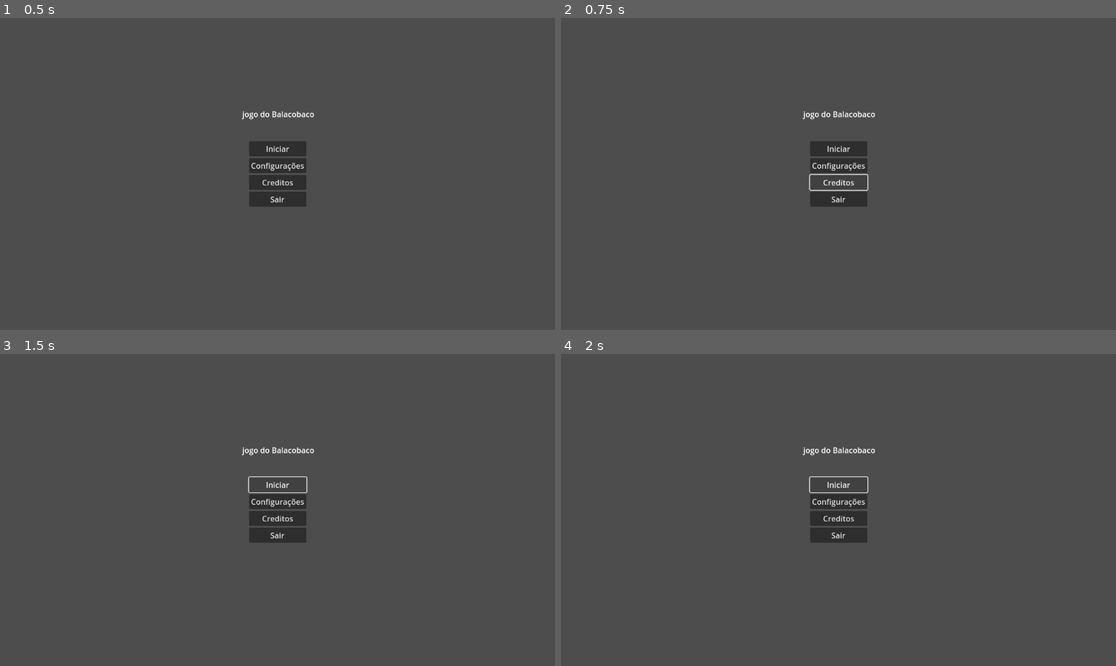
Above: before the commit, frames 1-4 (two rows, left to right).
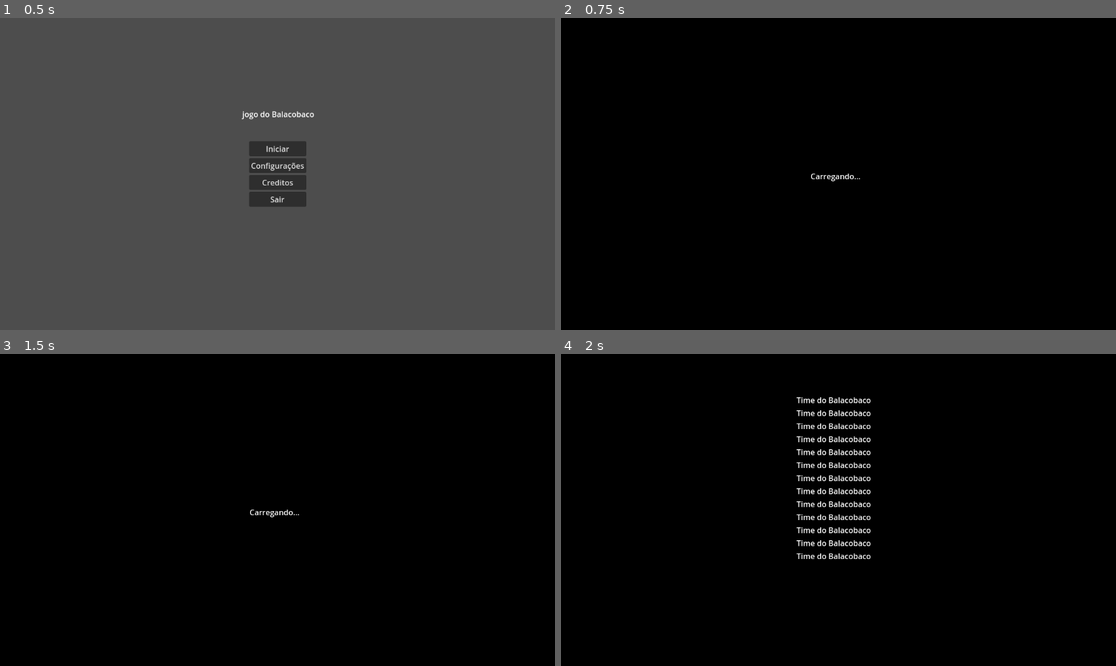
Above: after the commit, the same moments.

Repository: gsmereka/42-Game-Jam
Game: Godot game, scene res://Scenes/UI/Menu/menu.tscn
Two runs of this game, one before a commit and one after it. Both use one fixed random seed, a clock stepped at 60 frames per second and the inputs below. Before the commit the project has no main scene; this scene is started directly in both runs.
Inputs (mouse positions are in pixels of both pictures, inside the frame that each line leads up to):
- Up to frame 1 (0.5 s): no input
- Up to frame 2 (0.75 s): click "Creditos" at 0.5 s
- Up to frame 3 (1.5 s): click (277, 485) at 1.25 s, where only the run before the commit has a clickable "Iniciar"
- Up to frame 4 (2 s): no input

Frame 1 is identical in both runs. In frame 2, 100% of the frame differs, in the area x 0-100%, y 0-100%; in frame 3, 100%; in frame 4, 100%.

Commit message:
Feat: Complete add loading feature

Diff:
--- /dev/null
+++ b/Scenes/UI/LoadingScene/LoadingScene.tscn
@@ -0,0 +1,21 @@
+[gd_scene format=3 uid="uid://chjwfwditmnnn"]
+
+[node name="LoadingScene" type="Node2D"]
+
+[node name="CanvasLayer" type="CanvasLayer" parent="."]
+
+[node name="ColorRect" type="ColorRect" parent="CanvasLayer"]
+anchors_preset = 15
+anchor_right = 1.0
+anchor_bottom = 1.0
+grow_horizontal = 2
+grow_vertical = 2
+color = Color(0, 0, 0, 1)
+
+[node name="Label" type="Label" parent="CanvasLayer/ColorRect"]
+layout_mode = 0
+offset_left = 518.0
+offset_top = 317.0
+offset_right = 622.0
+offset_bottom = 340.0
+text = "Carregando..."
--- a/Scenes/UI/Menu/menu.gd
+++ b/Scenes/UI/Menu/menu.gd
@@ -2,6 +2,7 @@
 
 
 func _on_start_pressed() -> void:
+	SceneLoader.load_scene("res://Scenes/Game/Placeholder.tscn")
 	pass # Replace with function body.
 
 
@@ -13,6 +14,7 @@
 
 
 func _on_credits_pressed() -> void:
+	SceneLoader.load_scene("res://Scenes/Credits/Credits.tscn")
 	pass # Replace with function body.
 
 
--- a/Scenes/UI/Menu/menu.tscn
+++ b/Scenes/UI/Menu/menu.tscn
@@ -1,6 +1,7 @@
-[gd_scene load_steps=2 format=3 uid="uid://dl6nhc1603s8e"]
+[gd_scene load_steps=3 format=3 uid="uid://dl6nhc1603s8e"]
 
 [ext_resource type="Script" uid="uid://bchvnm11rvshb" path="res://Scenes/UI/Menu/menu.gd" id="1_vf0ft"]
+[ext_resource type="AudioStream" uid="uid://cxwuslxnx65cg" path="res://Assets/Music/Scott Joplin   The Easy Winners A Ragtime Two Step (1901.mp3" id="2_s3jnw"]
 
 [node name="Menu" type="Control"]
 layout_mode = 3
@@ -57,6 +58,10 @@
 text = "Sair
 "
 
+[node name="AudioStreamPlayer2D" type="AudioStreamPlayer2D" parent="."]
+stream = ExtResource("2_s3jnw")
+autoplay = true
+
 [connection signal="pressed" from="VBoxContainer/Start" to="." method="_on_start_pressed"]
 [connection signal="pressed" from="VBoxContainer/Config" to="." method="_on_config_pressed"]
 [connection signal="pressed" from="VBoxContainer/Credits" to="." method="_on_credits_pressed"]
--- /dev/null
+++ b/Singletons/scene_loader.gd
@@ -0,0 +1,43 @@
+extends Node
+
+@export_file("*.tscn") var next_scene_path: String # Cena a carregar
+@export_file("*.tscn") var loading_scene_path: String = "res://Scenes/UI/LoadingScene/LoadingScene.tscn"
+
+var time := 0
+var loading_node: Node = null
+
+func load_scene(path : String, waiting_time : int = 1):
+	get_tree().current_scene.process_mode = Node.PROCESS_MODE_DISABLED
+	time = waiting_time
+	next_scene_path = path
+
+	# Instancia a cena de loading (se configurada)
+	if loading_scene_path != "":
+		var loading_scene: PackedScene = load(loading_scene_path)
+		if loading_scene:
+			loading_node = loading_scene.instantiate()
+			get_tree().get_root().add_child(loading_node)
+
+	# Inicia o carregamento assíncrono
+	ResourceLoader.load_threaded_request(next_scene_path)
+
+
+func _process(_delta):
+	if ResourceLoader.load_threaded_get_status(next_scene_path) == ResourceLoader.THREAD_LOAD_LOADED:
+		set_process(false)
+		await get_tree().create_timer(time).timeout
+
+		# Pega a cena carregada
+		var new_scene: PackedScene = ResourceLoader.load_threaded_get(next_scene_path)
+		var new_node = new_scene.instantiate()
+
+		# Substitui a cena atual
+		var current_scene = get_tree().current_scene
+		get_tree().get_root().add_child(new_node)
+		get_tree().current_scene = new_node
+		current_scene.queue_free()
+
+		# Remove a cena de loading
+		if loading_node:
+			loading_node.queue_free()
+			loading_node = null
--- a/default_bus_layout.tres
+++ /dev/null
@@ -1,3 +0,0 @@
-[gd_resource type="AudioBusLayout" format=3 uid="uid://gon1o6w4udpq"]
-
-[resource]
--- a/project.godot
+++ b/project.godot
@@ -11,8 +11,17 @@
 [application]
 
 config/name="42-Game-Jam"
+run/main_scene="uid://dl6nhc1603s8e"
 config/features=PackedStringArray("4.4", "GL Compatibility")
 config/icon="res://icon.svg"
+
+[audio]
+
+buses/default_bus_layout=""
+
+[autoload]
+
+SceneLoader="*res://Singletons/scene_loader.gd"
 
 [rendering]
 
Not shown, added: Singletons/scene_loader.gd.uid
